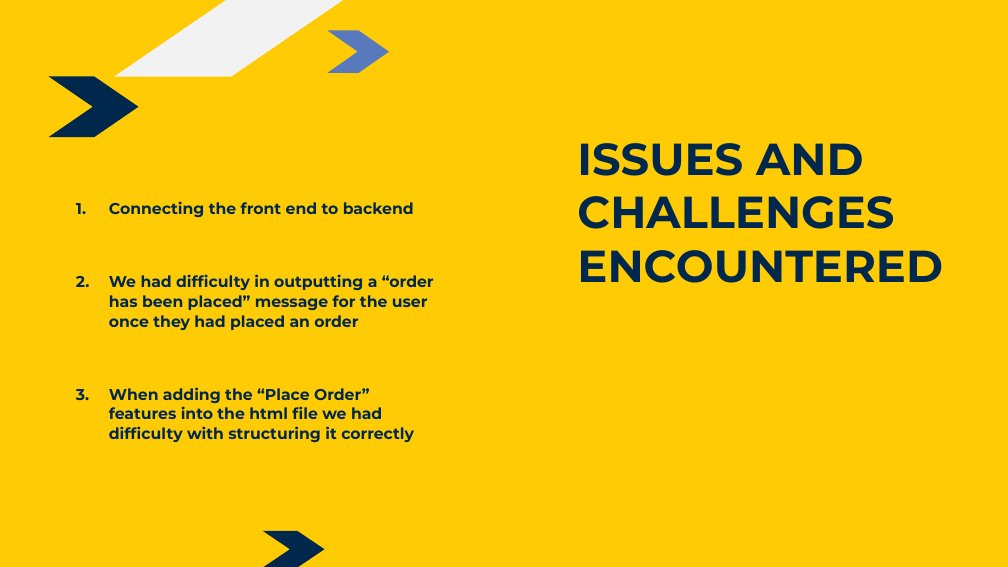
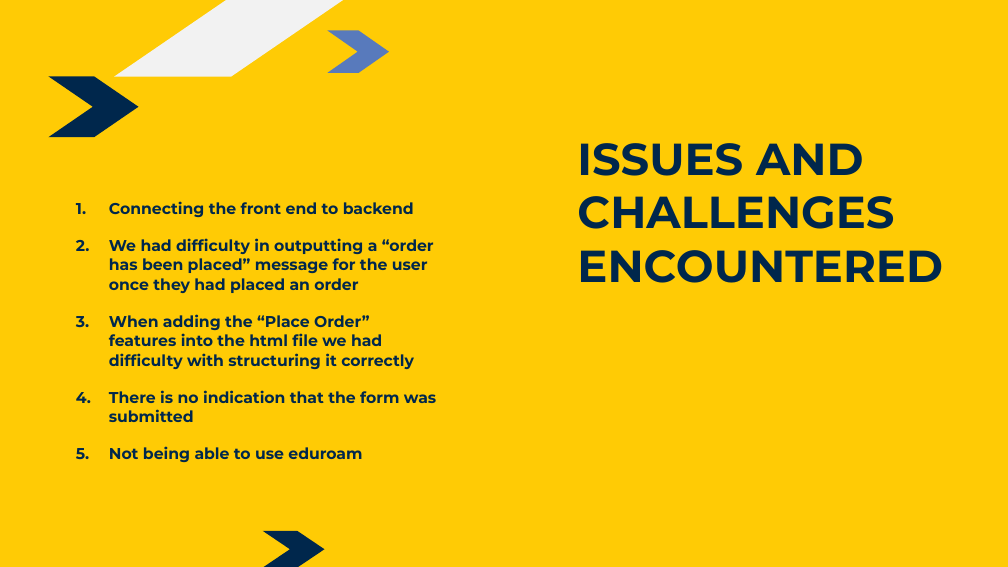
Before and after one commit to sald3/iti200_Midterm, a slide deck: slide 7 of Bizi Fruit - Final.pptx. Drawn at 1008x567 pixels with LibreOffice and Linux fonts; fonts in the diff are those of the drawing; background and template pictures are left out. Boxes give left, top, right and bottom in pixels: in the first picture for what was removed or moved away, otherwise in the second. Text is boxed around its words. In the diff, an @@ line names an element or a change of style, - is before the commit and + after.

```diff
--- a/Bizi Fruit - Final.pptx
+++ b/Bizi Fruit - Final.pptx
@@ subtitle at (109,390,436,462): paragraphs added @@
+4. There is no indication that the form was submitted
+5. Not being able to use eduroam
```
Also in this commit, not shown: 5 other slides changed.
